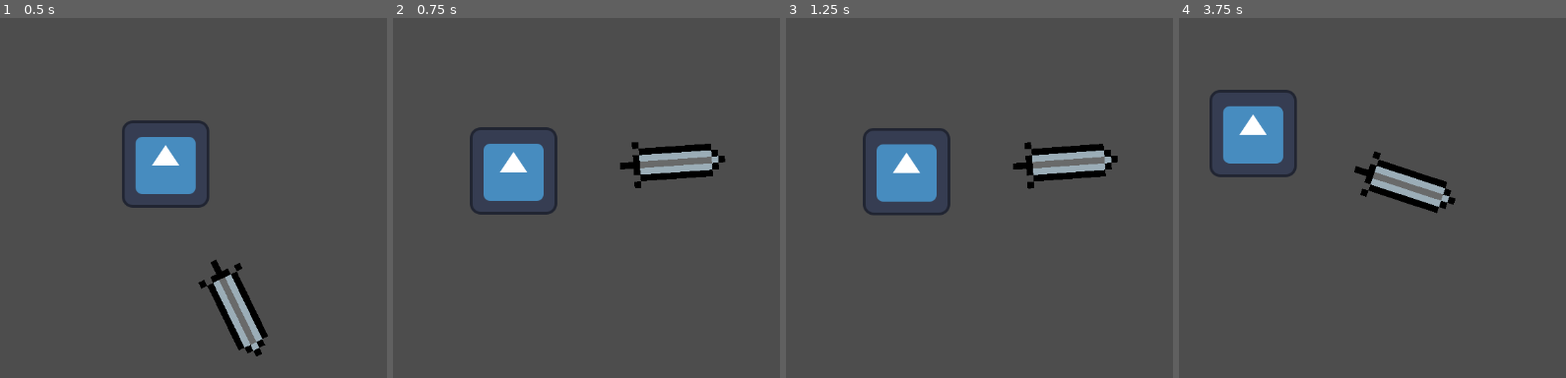
Above: before the commit, frames 1-4 (left to right).
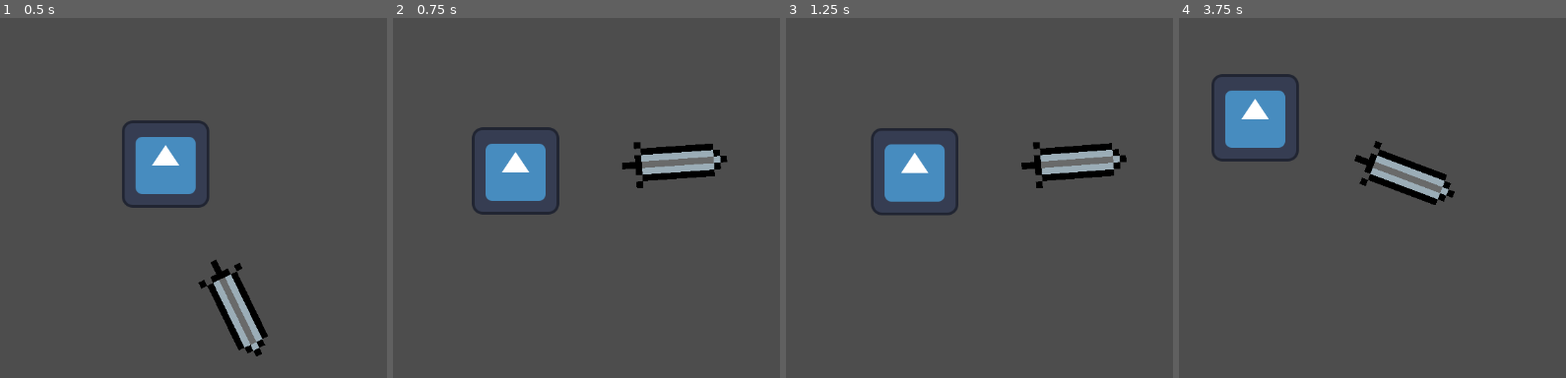
Above: after the commit, the same moments.

Repository: Bloopskidoodle/beegame
Game: Godot game, scene res://Test_Game.tscn
Two runs of this game, one before a commit and one after it. Both use one fixed random seed, a clock stepped at 60 frames per second and the inputs below. The engine's default icon, where the game draws it, is replaced by a stand-in: a white triangle on a blue panel in a dark square.
Inputs (mouse positions are in pixels of both pictures, inside the frame that each line leads up to):
- Up to frame 1 (0.5 s): no input
- Up to frame 2 (0.75 s): tap Enter at 0.5 s; move the mouse to (741, 158) at 0.52 s; hold D (move_right) from 0.53 s (still down)
- Up to frame 3 (1.25 s): keep holding D (move_right)
- Up to frame 4 (3.75 s): move the mouse to (1194, 201) at 1.27 s; release D (move_right) at 1.28 s; hold S (move_down) 1.28-2.03 s; move the mouse to (1430, 82) at 2.02 s; hold D (move_right) 2.03-2.78 s; move the mouse to (1314, 266) at 2.77 s; hold W (move_up) 2.78-3.53 s; move the mouse to (outside the picture) at 3.52 s; hold A (move_left) from 3.53 s (still down)

Frame 1 is identical in both runs. In frame 2, 1.0% of the frame differs, in the area x 19-87%, y 30-55%; in frame 3, 2.5%; in frame 4, 5.3%, in the area x 7-72%, y 15-55%.

Commit message:
new player movement

Diff:
--- a/Player.gd
+++ b/Player.gd
@@ -1,33 +1,35 @@
 extends CharacterBody2D
 
-@export var speed: float = 200
-@export var acceleration: float = 2000
-var friction: float = acceleration / speed
+@export var speed: float = 400
+@export var acceleration: float = 1500
+@export var friction: float = 600
 
-func _process(delta: float) -> void:
-	apply_traction(delta)
-	apply_friction(delta)
+var input = Vector2.ZERO
 
-func _physics_process(delta: float) -> void:
+func _physics_process(delta):
+	player_movement(delta)
+
+func get_input():
+	input.x = int(Input.is_action_pressed("move_right")) - int(Input.is_action_pressed("move_left"))
+	input.y = int(Input.is_action_pressed("move_down")) - int(Input.is_action_pressed("move_up"))
+
+	print(input.normalized())
+	return input.normalized()
+
+func player_movement(delta):
+	input = get_input()
+
+	if input == Vector2.ZERO:
+		#slows player
+
+		if velocity.length() > (friction * delta):
+			velocity -= velocity.normalized() * (friction * delta)
+		else:
+			velocity = Vector2.ZERO
+	else:
+		#speeds player
+
+		velocity += (input * acceleration* delta)
+		velocity = velocity.limit_length(speed)
+
 	move_and_slide()
-
-func  apply_traction(delta: float) -> void:
-	var traction: Vector2 = Vector2()
-
-	if Input.is_action_pressed("move_up"):
-		traction.y -= 1
-	if Input.is_action_pressed("move_down"):
-		traction.y = 1
-	if Input.is_action_pressed("move_left"):
-		traction.x -= 1
-	if Input.is_action_pressed("move_right"):
-		traction.x = 1
-
-	#print(traction)
-	traction = traction.normalized()
-	#print(traction)
-
-	velocity += traction * acceleration * delta
-
-func apply_friction(delta: float) -> void:
-	velocity -= velocity * friction * delta
--- a/character.tscn
+++ b/character.tscn
@@ -1,9 +1,14 @@
-[gd_scene load_steps=2 format=3 uid="uid://bbjv8y254fynb"]
+[gd_scene load_steps=3 format=3 uid="uid://bbjv8y254fynb"]
 
 [ext_resource type="Texture2D" uid="uid://1xkd322uvvxb" path="res://icon.svg" id="1_ccrmn"]
+[ext_resource type="PackedScene" uid="uid://b2rm4tmnv50bp" path="res://player.tscn" id="2_ymr63"]
 
 [node name="Node2D" type="Node2D"]
 
 [node name="Icon" type="Sprite2D" parent="."]
+visible = false
 position = Vector2(0, -2)
 texture = ExtResource("1_ccrmn")
+
+[node name="Player" parent="." instance=ExtResource("2_ymr63")]
+position = Vector2(0, 5)
--- a/player.tscn
+++ b/player.tscn
@@ -8,7 +8,6 @@
 
 [node name="Player" type="CharacterBody2D"]
 script = ExtResource("1_o8q5t")
-acceleration = 3000.0
 
 [node name="CollisionShape2D" type="CollisionShape2D" parent="."]
 position = Vector2(-1, -1)
